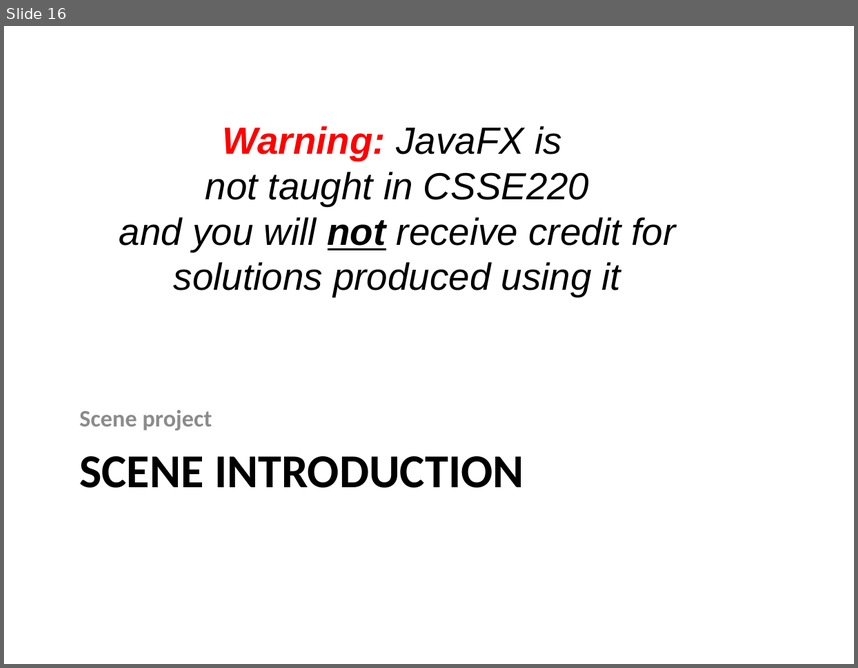
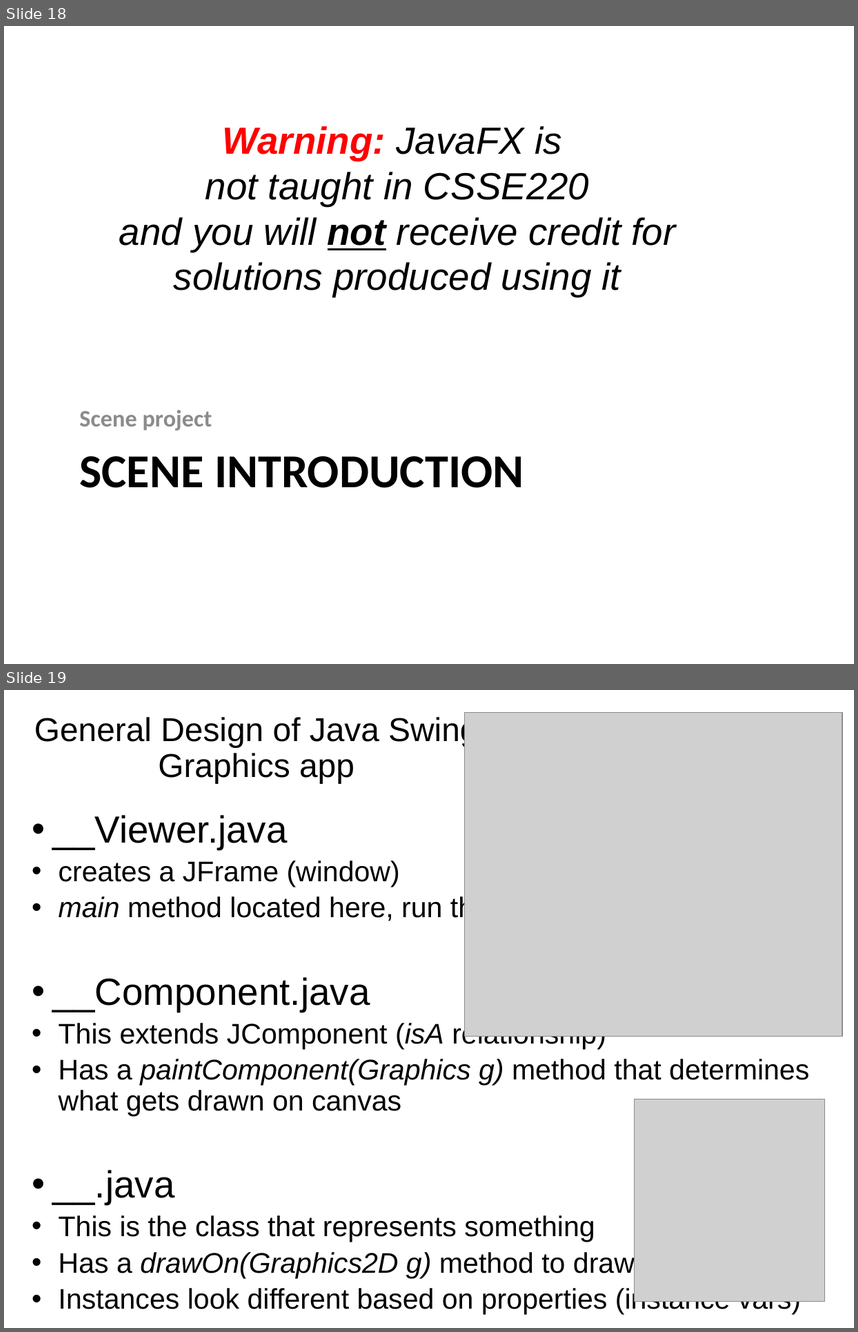
Before and after one commit to RHIT-CSSE/csse220, a slide deck: ClassMaterials/IntroToGraphics/Slides/Graphics.pptx. Shown one above the other, each under a label of ours: slide 16 before the commit, slides 18 and 19 after it. The pictures are 858x668 and 858x1332 pixels, drawn with LibreOffice and Linux fonts; fonts in the diff are those of the drawing; grey boxes stand for pictures. Boxes give left, top, right and bottom in pixels: in the first picture for what was removed or moved away, otherwise in the second. Text is boxed around its words. In the diff, an @@ line names an element or a change of style, - is before the commit and + after.

```diff
--- a/ClassMaterials/IntroToGraphics/Slides/Graphics.pptx
+++ b/ClassMaterials/IntroToGraphics/Slides/Graphics.pptx
@@ slide 19 added at (x1=4, y1=690, x2=854, y2=1328), background #FFFFFF @@
@@ title added at (x1=34, y1=715, x2=478, y2=783), 28 pt, text #000000 @@
+General Design of Java Swing
+Graphics app
@@ picture added at (x1=465, y1=712, x2=842, y2=1036) @@
@@ subtitle added at (x1=53, y1=815, x2=809, y2=1314), 24 pt, text #000000 @@
+• __Viewer.java
+  • creates a JFrame (window)
+  • main method located here, run this file
+• __Component.java
+  • This extends JComponent (isA relationship)
+  • Has a paintComponent(Graphics g) method that determines what gets drawn on canvas
+• __.java
+  • This is the class that represents something
+  • Has a drawOn(Graphics2D g) method to draw itself
+  • Instances look different based on properties (instance vars)
@@ picture added at (x1=635, y1=1099, x2=825, y2=1301) @@
@@ what was slide 16 is now slide 18 @@
```
Also in this commit, not shown: 8 slides changed, 3 other slides added, 2 slides removed.
